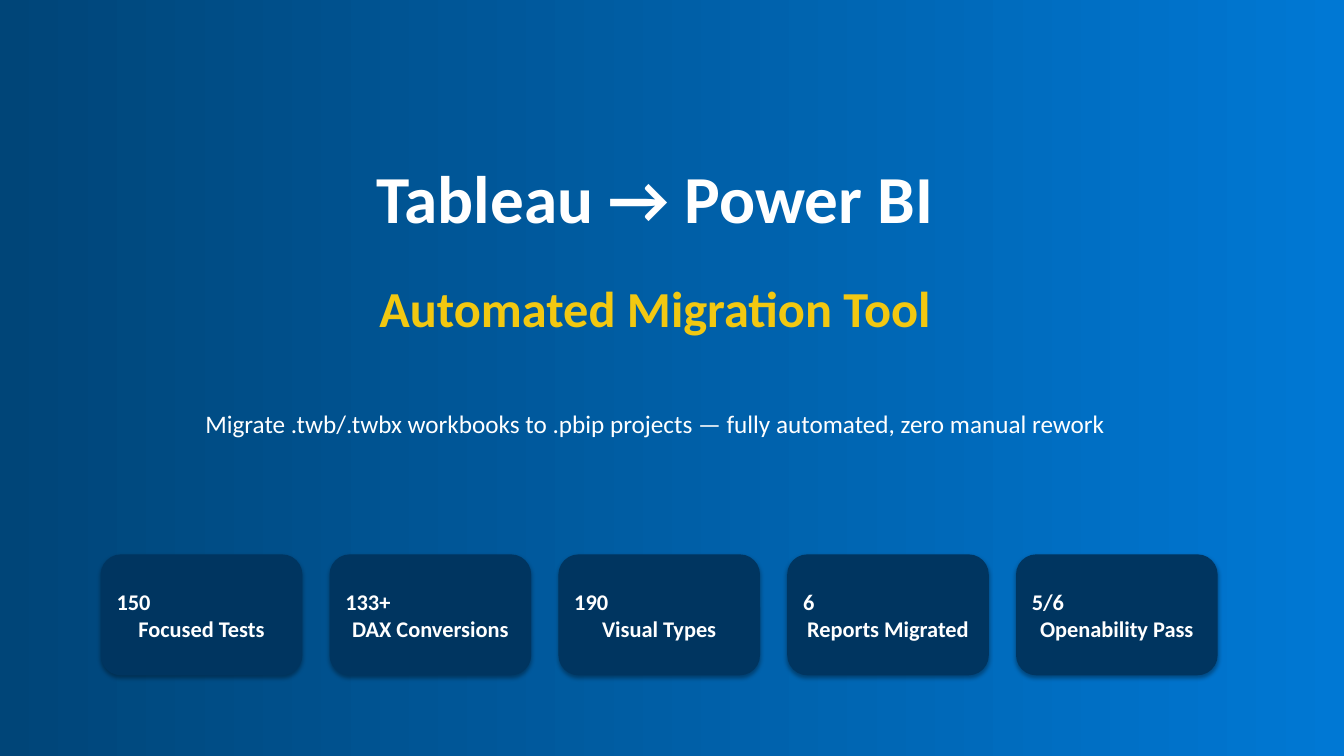
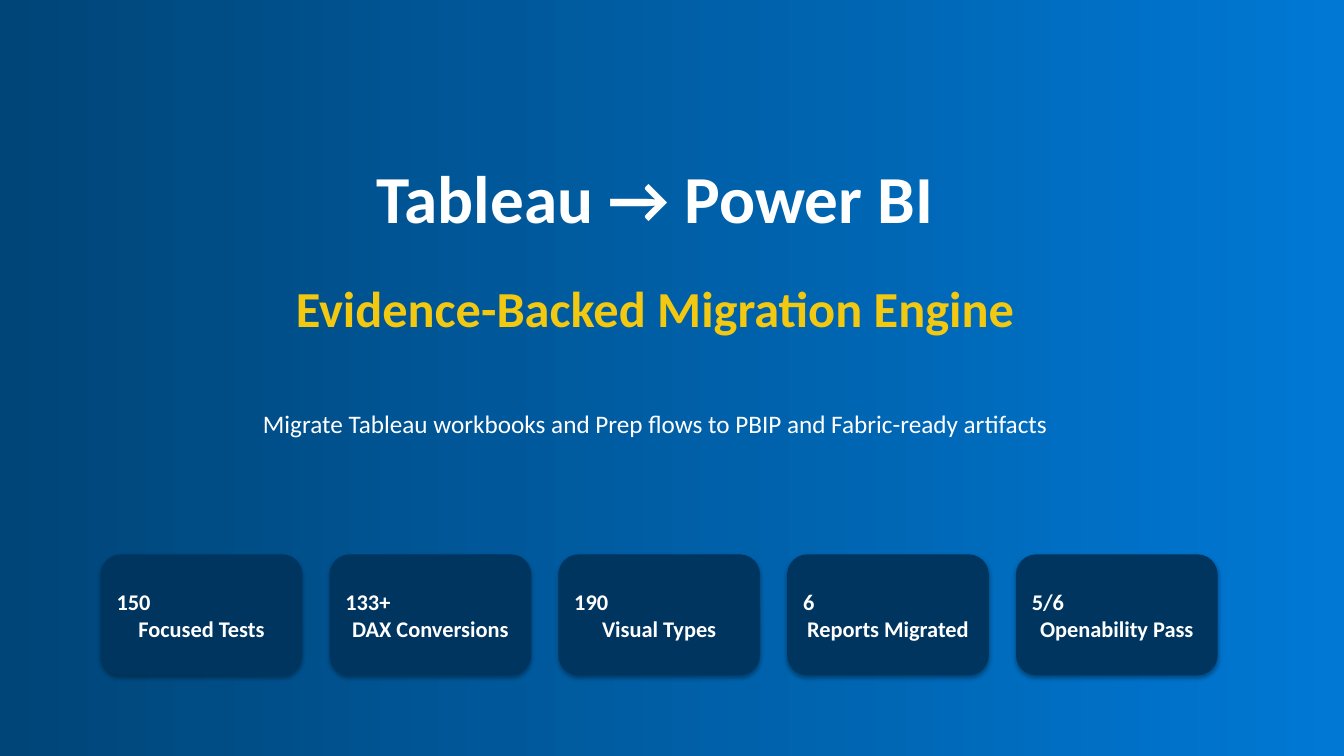
Before and after one commit to cyphou/TableauToPowerBI, a slide deck: slide 1 of docs/Tableau_to_PowerBI_Migration.pptx. Drawn at 1344x756 pixels with LibreOffice and Linux fonts; fonts in the diff are those of the drawing. Boxes give left, top, right and bottom in pixels: in the first picture for what was removed or moved away, otherwise in the second. Text is boxed around its words. In the diff, an @@ line names an element or a change of style, - is before the commit and + after.

Commit message:
Expand migration decks with current feature surface

```diff
--- a/docs/Tableau_to_PowerBI_Migration.pptx
+++ b/docs/Tableau_to_PowerBI_Migration.pptx
@@ text at [296, 291, 1014, 336]: text changed @@
-Automated Migration Tool
+Evidence-Backed Migration Engine
@@ text at [263, 415, 1047, 438]: text changed @@
-Migrate .twb/.twbx workbooks to .pbip projects — fully automated, zero manual rework
+Migrate Tableau workbooks and Prep flows to PBIP and Fabric-ready artifacts
```
Also in this commit, not shown: 1 other slide changed, 1 slide added, 2 other files.
